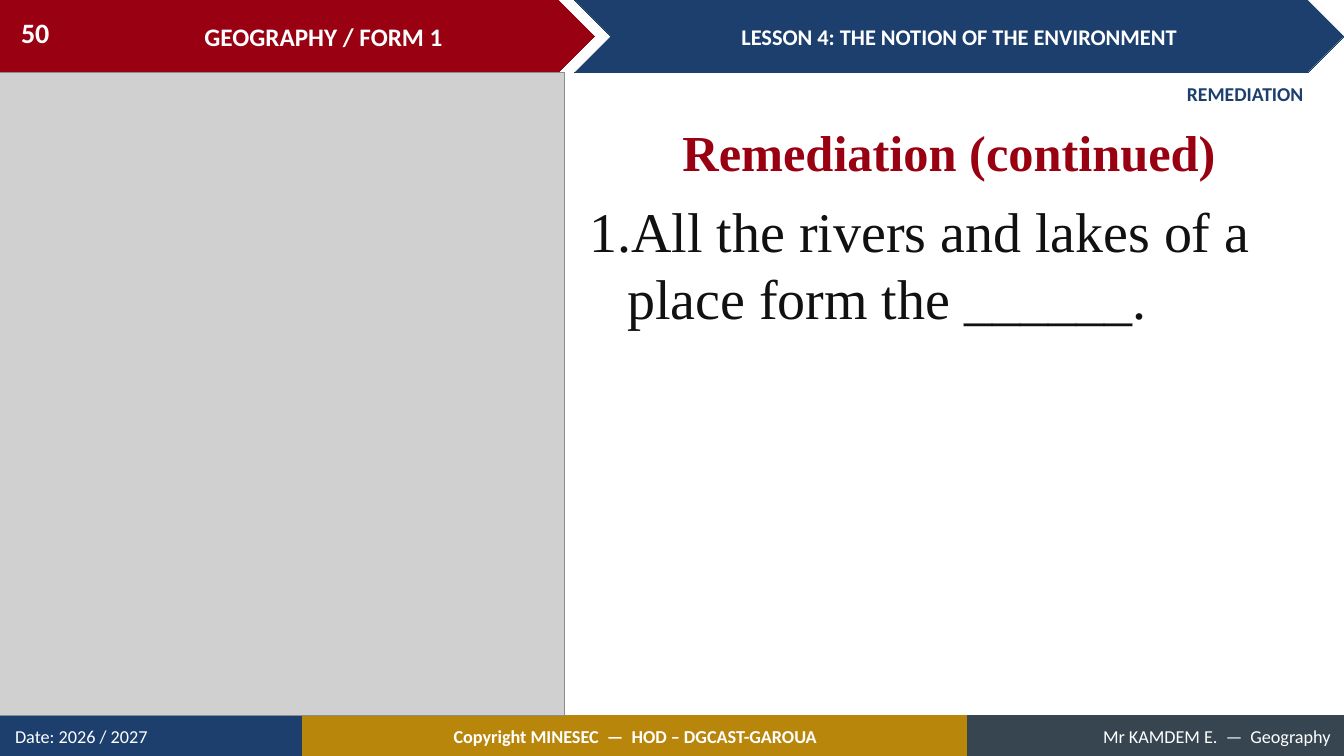
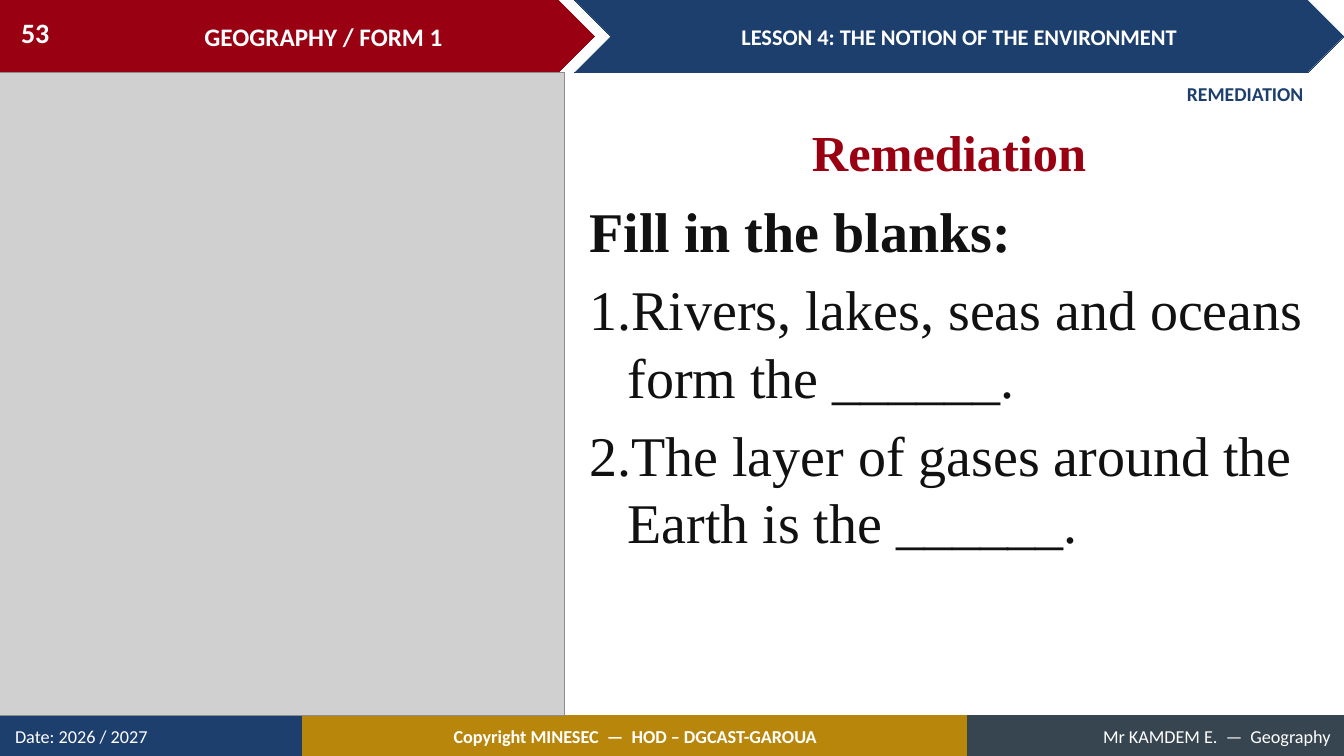
Before and after one commit to Berthautk/linea-github, a slide deck: slide 53 of lecons/F1/07_F1_M2_L04_The_Notion_of_the_Environment.pptx (slide 50 before the commit). Drawn at 1344x756 pixels with LibreOffice and Linux fonts; fonts in the diff are those of the drawing; grey boxes stand for pictures. Boxes give left, top, right and bottom in pixels: in the first picture for what was removed or moved away, otherwise in the second. Text is boxed around its words. In the diff, an @@ line names an element or a change of style, - is before the commit and + after.

```diff
--- a/lecons/F1/07_F1_M2_L04_The_Notion_of_the_Environment.pptx
+++ b/lecons/F1/07_F1_M2_L04_The_Notion_of_the_Environment.pptx
@@ page number at [21,24,49,44]: text changed @@
-50
+53
@@ text at [812,136,1086,172]: text changed @@
-Remediation (continued)
+Remediation
@@ text at [590,213,1302,544]: text changed @@
-1. All the rivers and lakes of a place form the ______.
+Fill in the blanks:
+1. Rivers, lakes, seas and oceans form the ______.
+2. The layer of gases around the Earth is the ______.
```
Also in this commit, not shown: 26 other slides changed, 12 slides added, 9 slides removed, 8 other files.
